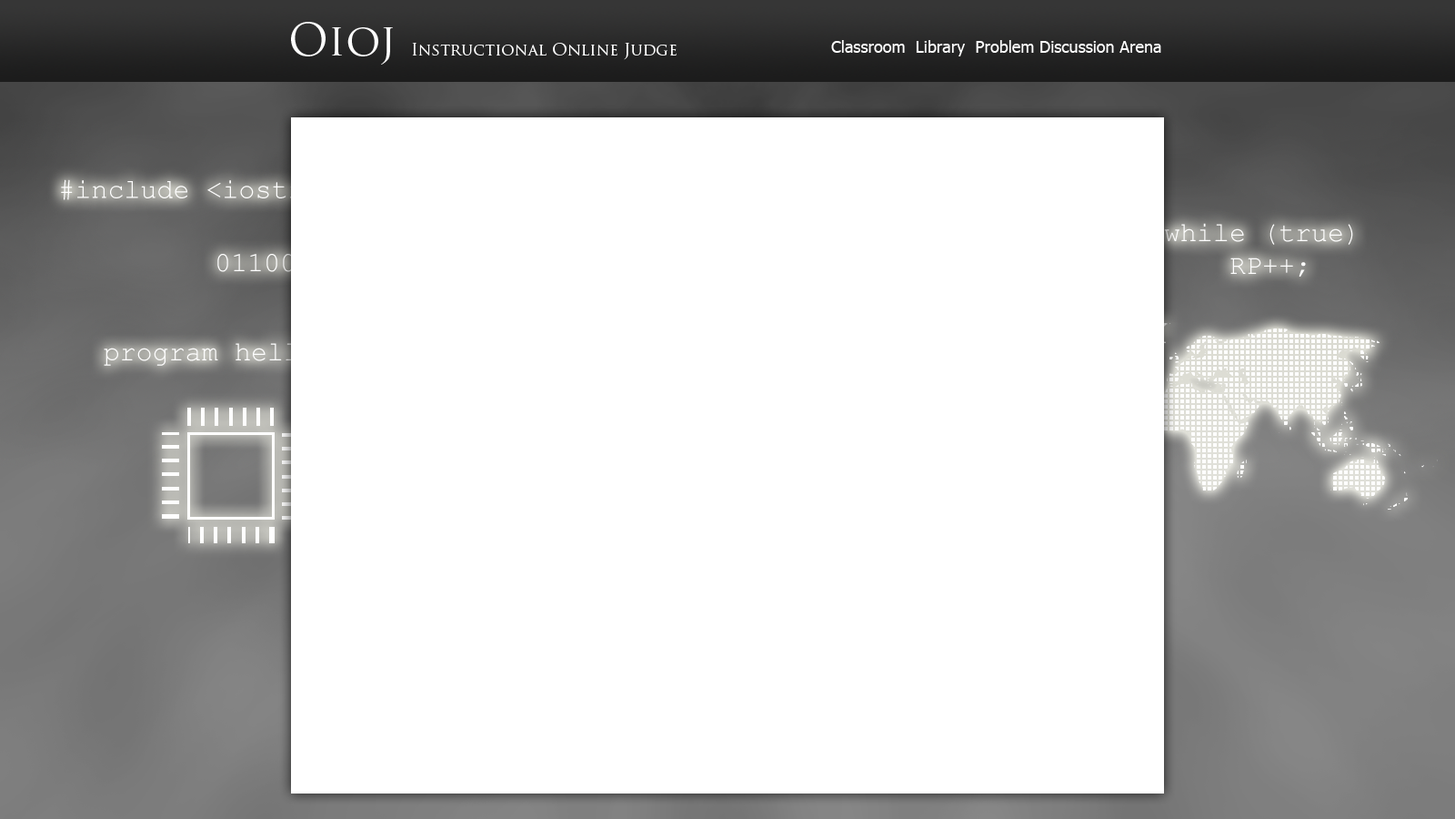
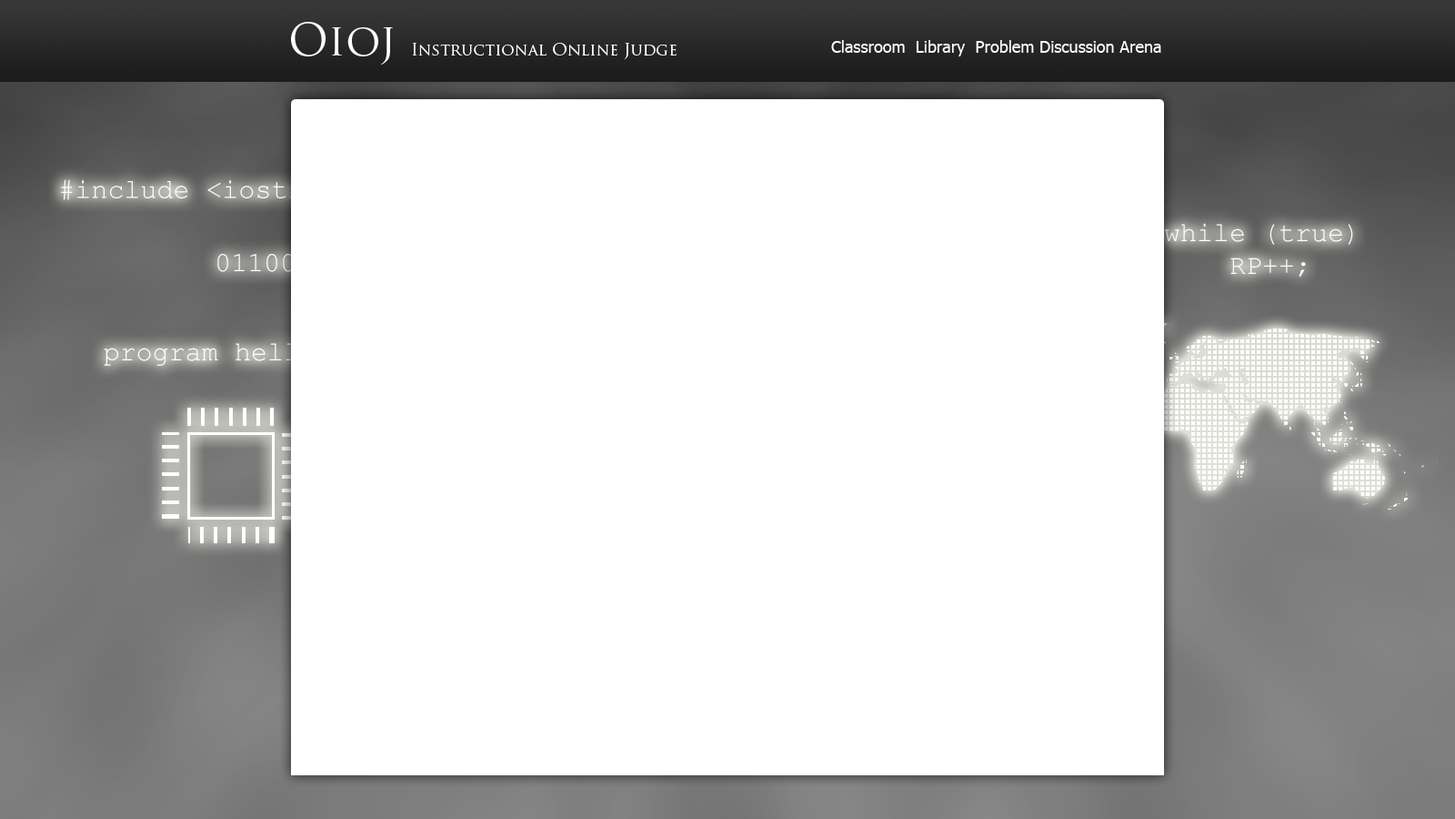
Two versions of the same layered image (1455x819). Layer-by-layer changes:
painted on "body" over [291, 99, 1165, 794]
